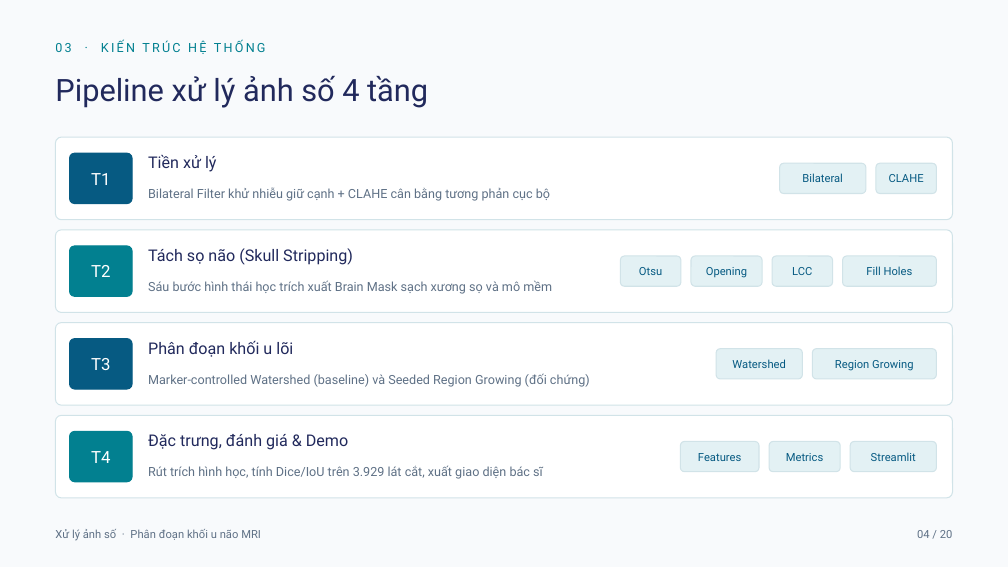
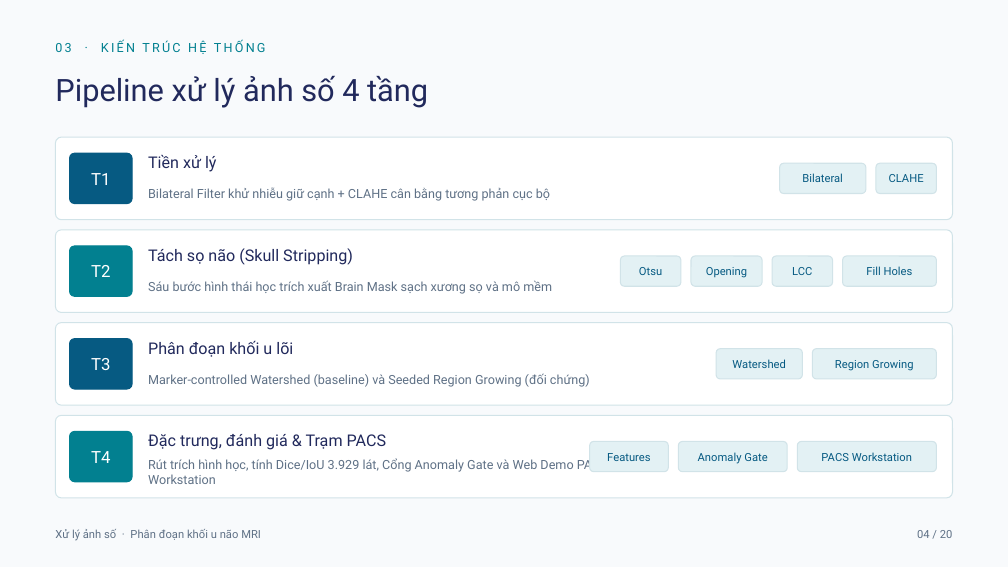
Before and after one commit to mtzwyu/brain-tumor-mri-segmentation, a slide deck: slide 4 of reports/SLIDE_THUYET_TRINH_XLAS.pptx. Drawn at 1008x567 pixels with LibreOffice and Linux fonts; fonts in the diff are those of the drawing. Boxes give left, top, right and bottom in pixels: in the first picture for what was removed or moved away, otherwise in the second. Text is boxed around its words. In the diff, an @@ line names an element or a change of style, - is before the commit and + after.

```diff
--- a/reports/SLIDE_THUYET_TRINH_XLAS.pptx
+++ b/reports/SLIDE_THUYET_TRINH_XLAS.pptx
@@ text at bbox=[148, 434, 387, 450]: text changed @@
-Đặc trưng, đánh giá & Demo
+Đặc trưng, đánh giá & Trạm PACS
@@ rounded rectangle: place and size @@
-rounded rectangle at bbox=[680, 442, 759, 472]
+rounded rectangle at bbox=[590, 442, 668, 472]
@@ text "Features": place and size @@
-text "Features" at bbox=[698, 453, 741, 461]
+text "Features" at bbox=[607, 453, 650, 461]
@@ rounded rectangle: place and size @@
-rounded rectangle at bbox=[769, 442, 840, 472]
+rounded rectangle at bbox=[678, 442, 787, 472]
@@ rounded rectangle: place and size @@
-rounded rectangle at bbox=[851, 442, 936, 472]
+rounded rectangle at bbox=[797, 442, 936, 472]
@@ text at bbox=[148, 458, 608, 484]: text changed @@
-Rút trích hình học, tính Dice/IoU trên 3.929 lát cắt, xuất giao diện bác sĩ
+Rút trích hình học, tính Dice/IoU 3.929 lát, Cổng Anomaly Gate và Web Demo PACS Workstation
@@ text at bbox=[698, 452, 767, 464]: text changed @@
-Metrics
+Anomaly Gate
@@ text at bbox=[821, 452, 912, 461]: text changed @@
-Streamlit
+PACS Workstation
```
Also in this commit, not shown: 2 other slides changed, 32 other files.
